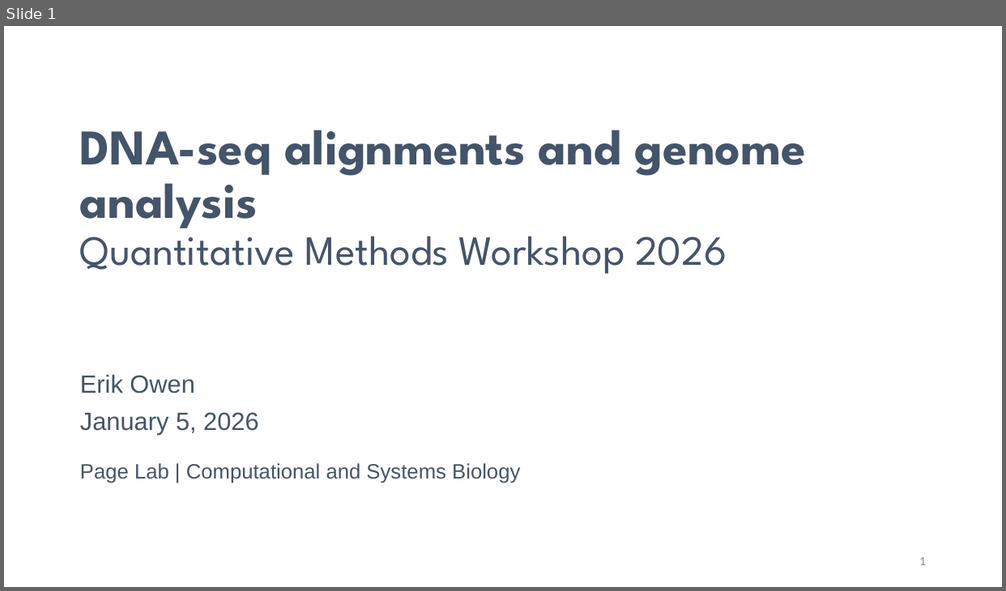
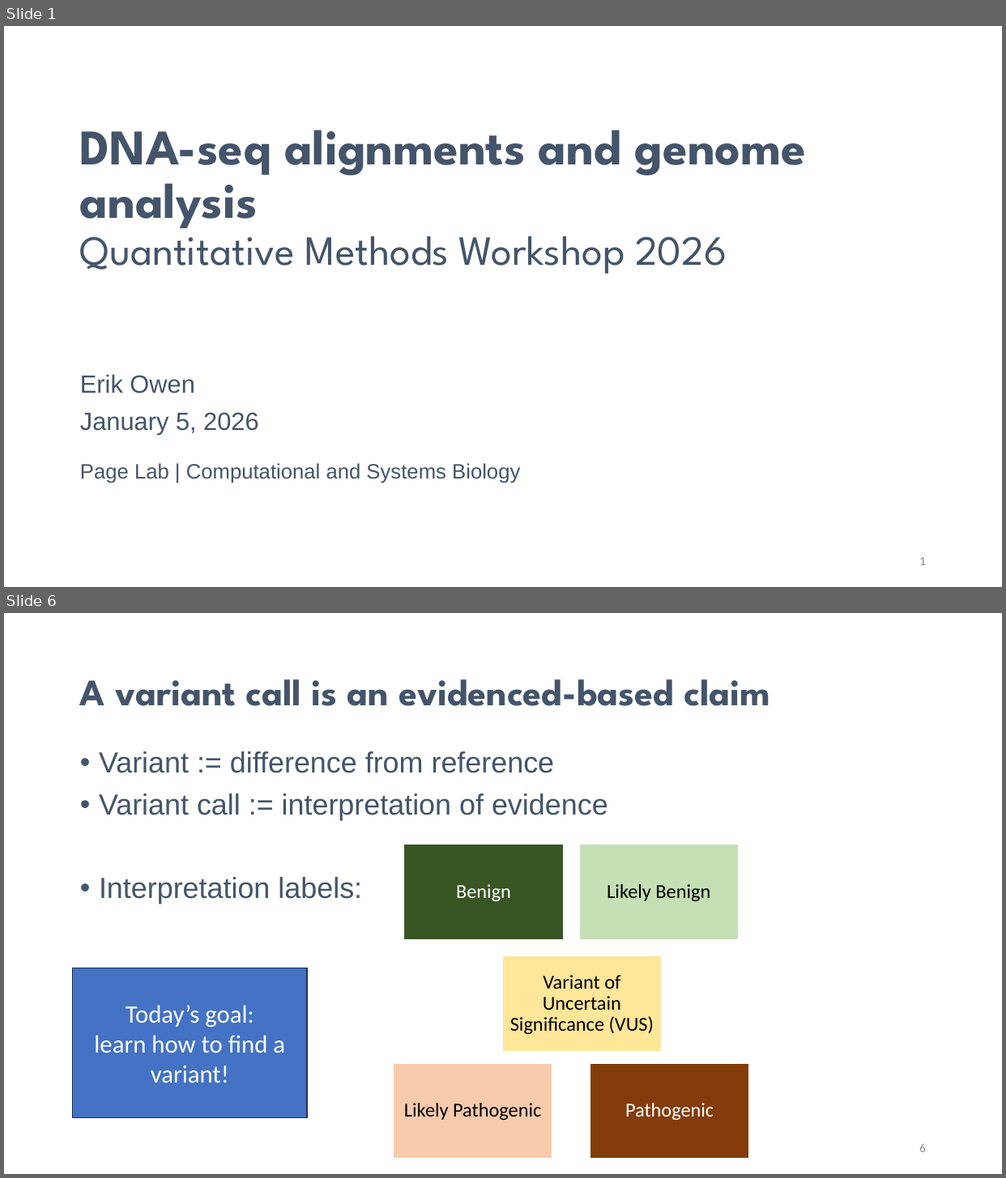
Before and after one commit to erik-owen/2026_QMW_Genomics, a slide deck: slides/260105_dna_seq_alignments.pptx. Shown one above the other, each under a label of ours: slide 1 before the commit, slides 1 and 6 after it; the slides between them are not shown. The pictures are 1006x591 and 1006x1178 pixels, drawn with LibreOffice and Linux fonts; fonts in the diff are those of the drawing; background and template pictures are left out. Boxes give left, top, right and bottom in pixels: in the first picture for what was removed or moved away, otherwise in the second. Text is boxed around its words. In the diff, an @@ line names an element or a change of style, - is before the commit and + after.

```diff
--- a/slides/260105_dna_seq_alignments.pptx
+++ b/slides/260105_dna_seq_alignments.pptx
@@ slide 6 added at [4,613,1002,1174], background #FFFFFF @@
@@ title added at [80,679,770,706], 36 pt, text #44546A, bold @@
+A variant call is an evidenced-based claim
@@ text added at [99,752,608,904], 28 pt, text #44546A @@
+• Variant := difference from reference
+• Variant call := interpretation of evidence
+• Interpretation labels:
@@ rectangle added at [73,969,307,1118], fill #4472C4, outline #1E3256 1 pt, 24 pt, text #FFFFFF @@
+Today’s goal:
+learn how to find a variant!
@@ group added at [394,845,750,1160]: 5 rectangles, 5 texts @@
+Benign
+Likely Benign
+Variant of Uncertain Significance (VUS)
+Likely Pathogenic
+Pathogenic
@@ page number added at [919,1144,926,1152], 12 pt, text #8C8C8C @@
+6
```
Also in this commit, not shown: 9 other slides added, 1 other file.
